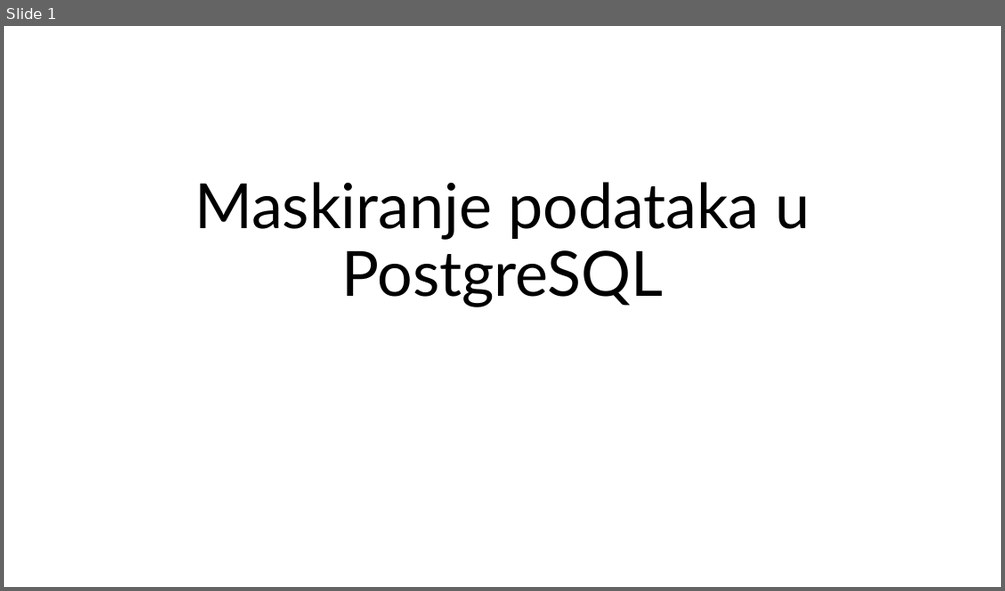
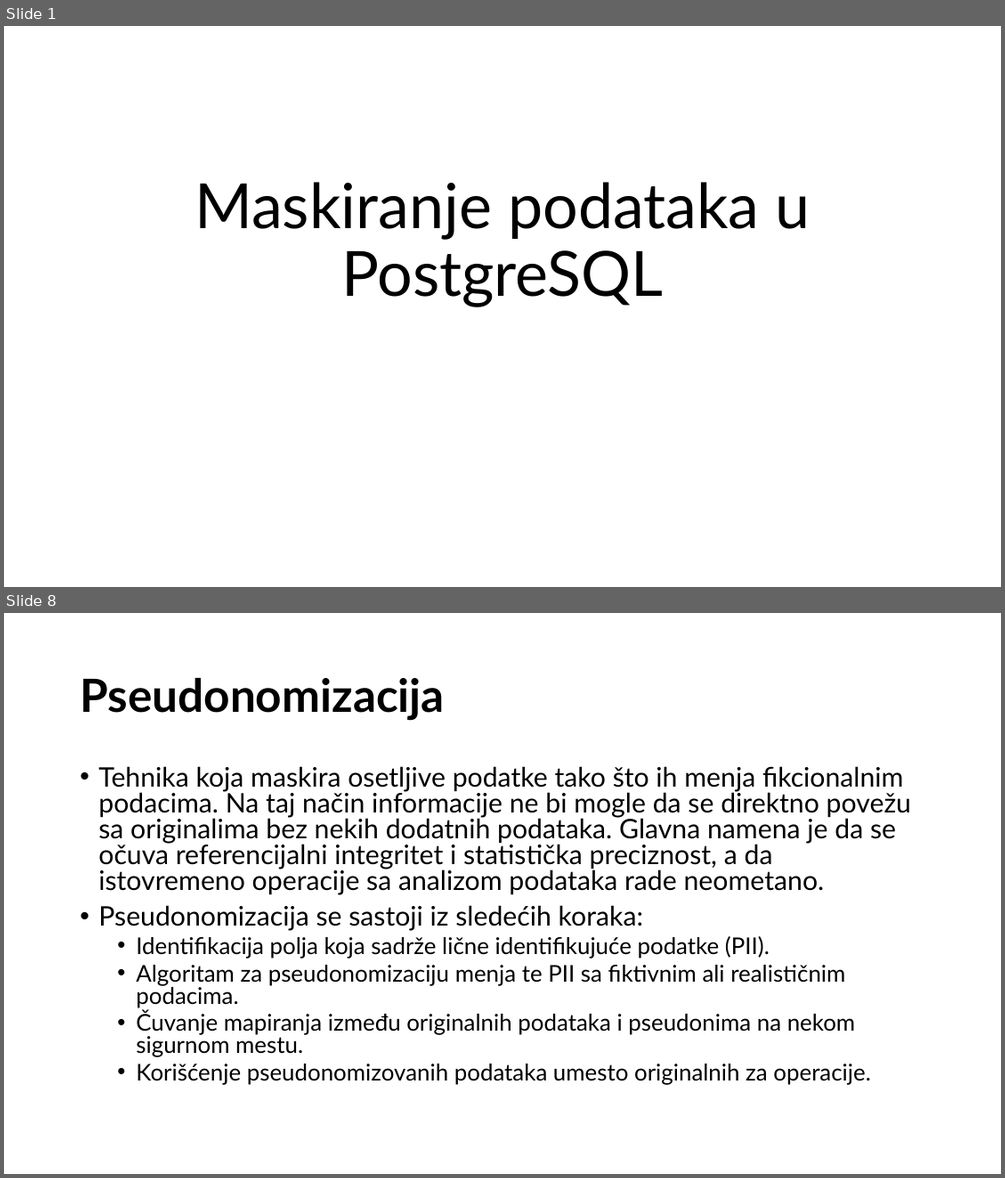
Before and after one commit to radisa-markovic/data-masking-postgres, a slide deck: Maskiranje podataka PostgreSQL.pptx. Shown one above the other, each under a label of ours: slide 1 before the commit, slides 1 and 8 after it; the slides between them are not shown. The pictures are 1005x591 and 1005x1178 pixels, drawn with LibreOffice and Linux fonts; fonts in the diff are those of the drawing. Boxes give left, top, right and bottom in pixels: in the first picture for what was removed or moved away, otherwise in the second. Text is boxed around its words. In the diff, an @@ line names an element or a change of style, - is before the commit and + after.

```diff
--- a/Maskiranje podataka PostgreSQL.pptx
+++ b/Maskiranje podataka PostgreSQL.pptx
@@ slide 8 added at (4, 613, 1001, 1174), background #FFFFFF @@
@@ title added at (80, 678, 444, 720), 44 pt, text #000000, bold @@
+Pseudonomizacija
@@ text added at (98, 766, 911, 1085), 25.9 pt, text #000000 @@
+• Tehnika koja maskira osetljive podatke tako što ih menja fikcionalnim podacima. Na taj način informacije ne bi mogle da se direktno povežu sa originalima bez nekih dodatnih podataka. Glavna namena je da se očuva referencijalni integritet i statistička preciznost, a da istovremeno operacije sa analizom podataka rade neometano.
+• Pseudonomizacija se sastoji iz sledećih koraka:
+  • Identifikacija polja koja sadrže lične identifikujuće podatke (PII).
+  • Algoritam za pseudonomizaciju menja te PII sa fiktivnim ali realističnim podacima.
+  • Čuvanje mapiranja između originalnih podataka i pseudonima na nekom sigurnom mestu.
+  • Korišćenje pseudonomizovanih podataka umesto originalnih za operacije.
```
Also in this commit, not shown: 13 other slides added.
